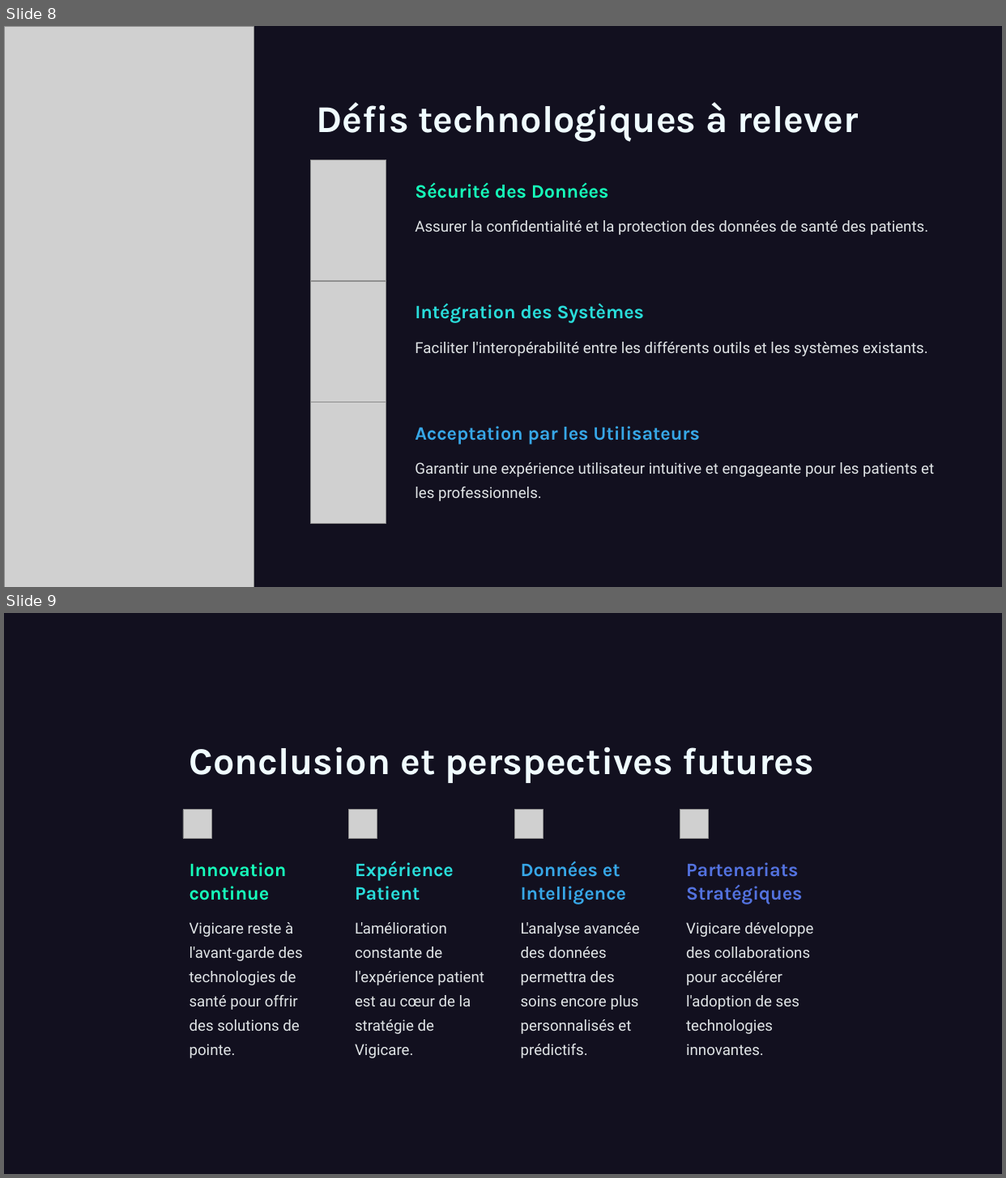
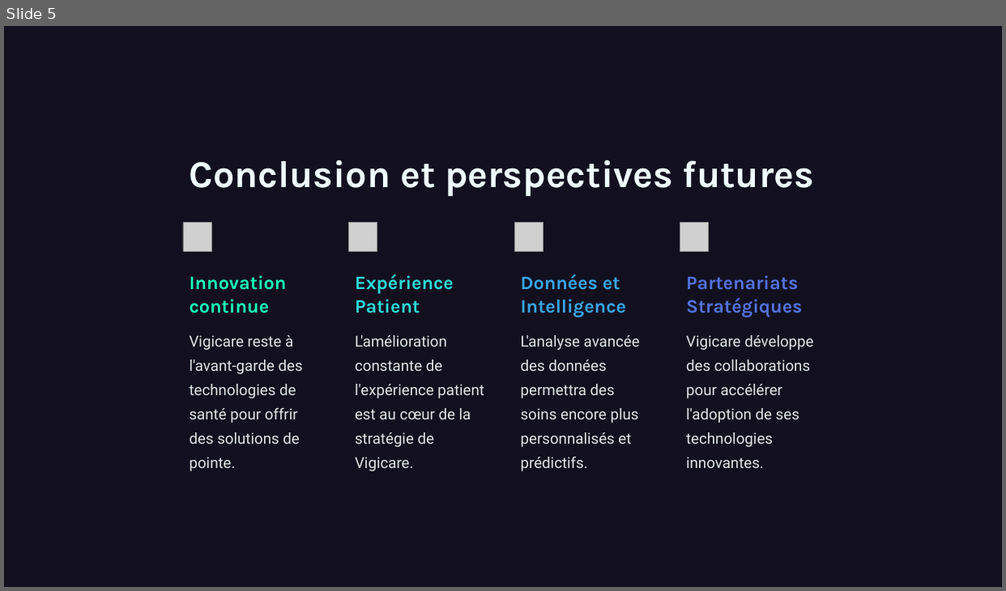
Before and after one commit to youyou2004/portfolio, a slide deck: veille technologique epreuve BTS.pptx. Shown one above the other, each under a label of ours: slides 8 and 9 before the commit, slide 5 after it. The pictures are 1006x1178 and 1006x591 pixels, drawn with LibreOffice and Linux fonts; fonts in the diff are those of the drawing; grey boxes stand for pictures; background and template pictures are left out; a plain dark background stands for a picture behind light text. Boxes give left, top, right and bottom in pixels: in the first picture for what was removed or moved away, otherwise in the second. Text is boxed around its words. In the diff, an @@ line names an element or a change of style, - is before the commit and + after.

```diff
--- a/veille technologique epreuve BTS.pptx
+++ b/veille technologique epreuve BTS.pptx
@@ slide 8 removed at <box>4,26,1002,587</box>, background picture (left out) @@
@@ picture removed at <box>4,26,253,587</box> @@
@@ rectangle removed at <box>6,26,1002,587</box> @@
@@ text removed at <box>317,102,858,141</box> @@
-Défis technologiques à relever
@@ picture removed at <box>310,160,386,281</box> @@
@@ text removed at <box>415,182,608,199</box> @@
-Sécurité des Données
@@ text removed at <box>415,220,928,235</box> @@
-Assurer la confidentialité et la protection des données de santé des patients.
@@ picture removed at <box>310,281,386,402</box> @@
@@ text removed at <box>415,303,645,323</box> @@
-Intégration des Systèmes
@@ text removed at <box>415,342,928,356</box> @@
-Faciliter l'interopérabilité entre les différents outils et les systèmes existants.
@@ picture removed at <box>310,402,386,523</box> @@
@@ text removed at <box>415,426,700,445</box> @@
-Acceptation par les Utilisateurs
@@ text removed at <box>415,463,934,501</box> @@
-Garantir une expérience utilisateur intuitive et engageante pour les patients et les professionnels.
@@ what was slide 9 is now slide 5 @@
```
Also in this commit, not shown: 5 slides changed, 3 other slides removed.
